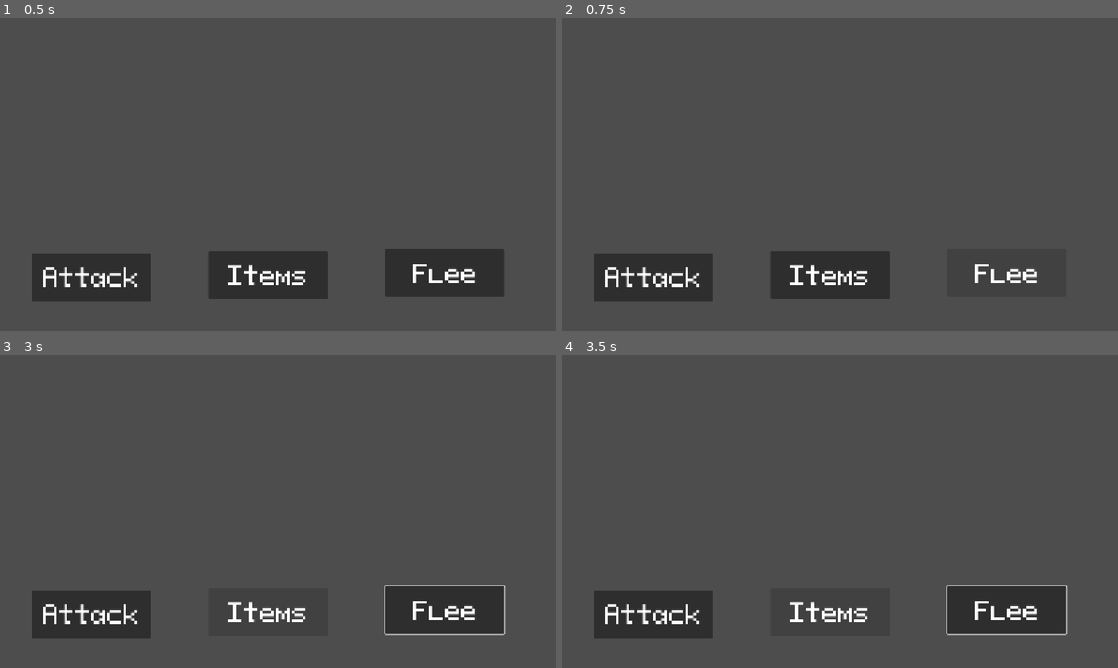
Above: before the commit, frames 1-4 (two rows, left to right).
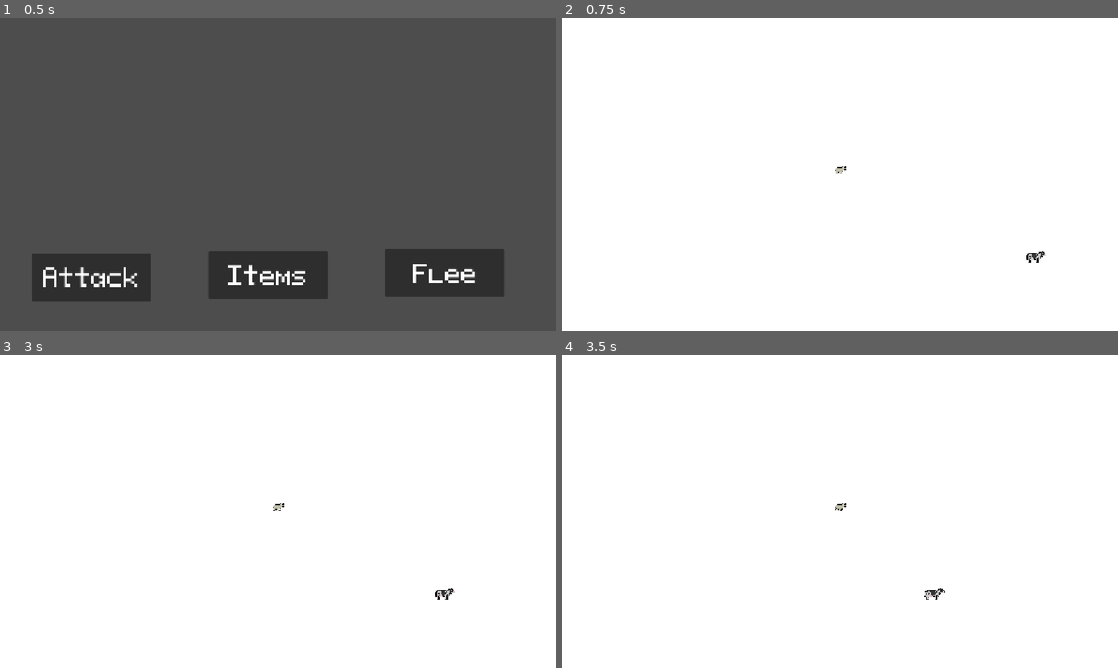
Above: after the commit, the same moments.

Repository: teagan-git-hub/goat_game
Game: Godot game, scene res://Scenes/battle_screen.tscn
Two runs of this game, one before a commit and one after it. Both use one fixed random seed, a clock stepped at 60 frames per second and the inputs below. This scene is started directly instead of the project's main scene.
Inputs (mouse positions are in pixels of both pictures, inside the frame that each line leads up to):
- Up to frame 1 (0.5 s): no input
- Up to frame 2 (0.75 s): click "Flee" at 0.5 s
- Up to frame 3 (3 s): click (88, 614) at 1.25 s, where only the run before the commit has a clickable "Attack"; click (266, 611) at 2 s, where only the run before the commit has a clickable "Items"; tap Enter at 2.75 s; hold Right (right) from 2.78 s (still down)
- Up to frame 4 (3.5 s): keep holding Right (right)

Frame 1 is identical in both runs. In frame 2, 99% of the frame differs, in the area x 0-100%, y 0-100%; in frame 3, 99%; in frame 4, 99%.
Error before the commit: Cannot call method 'play' on a null value. (res://Scripts/battle_screen.gd:14)

Commit message:
Add battle button SFX and retreat flow
This commit adds a click sound effect to the battle screen by wiring an AudioStreamPlayer2D node to the battle buttons. It also updates the retreat action to return to the open world scene and refreshes the version notes to reflect the 2.0 gameplay additions.

Diff:
--- a/Scenes/battle_screen.tscn
+++ b/Scenes/battle_screen.tscn
@@ -2,6 +2,7 @@
 
 [ext_resource type="Script" path="res://Scripts/battle_screen.gd" id="1_iuxaa"]
 [ext_resource type="LabelSettings" uid="uid://dsddhm3oa73n0" path="res://Labels/battle_label_settings.tres" id="2_4vnsc"]
+[ext_resource type="AudioStream" uid="uid://toa0vqb76y5j" path="res://tap.wav" id="3_tjlxq"]
 
 [node name="Battle Screen" type="Node2D" unique_id=1572553924]
 script = ExtResource("1_iuxaa")
@@ -65,6 +66,10 @@
 horizontal_alignment = 1
 vertical_alignment = 1
 
+[node name="button click" type="AudioStreamPlayer2D" parent="." unique_id=1538844782]
+stream = ExtResource("3_tjlxq")
+bus = &"SFX"
+
 [connection signal="pressed" from="Control/attack" to="." method="_on_attack_pressed"]
 [connection signal="pressed" from="Control/items" to="." method="_on_items_pressed"]
 [connection signal="pressed" from="Control/retreat" to="." method="_on_retreat_pressed"]
--- a/Scenes/versionnotes.tscn
+++ b/Scenes/versionnotes.tscn
@@ -39,7 +39,12 @@
 
 
 Version Notes:
+
 1.0 - Added Main Menu + Version Notes and Credits, Added music
+
+2.0 - Added Playable Character, Battle Screen and
+Open World functionality, basic enemy, and connected
+start button to game
 
 
 
--- a/Scripts/battle_screen.gd
+++ b/Scripts/battle_screen.gd
@@ -2,7 +2,7 @@
 @export var attack: Button
 @export var items: Button
 @export var retreat: Button
-@export var button_click: AudioStreamPlayer2D
+@onready var button_click: AudioStreamPlayer2D = $"button click"
 
 func _on_attack_pressed() -> void:
 	button_click.play()
@@ -12,3 +12,4 @@
 
 func _on_retreat_pressed() -> void:
 	button_click.play()
+	get_tree().change_scene_to_file("res://Scenes/openworld.tscn")
